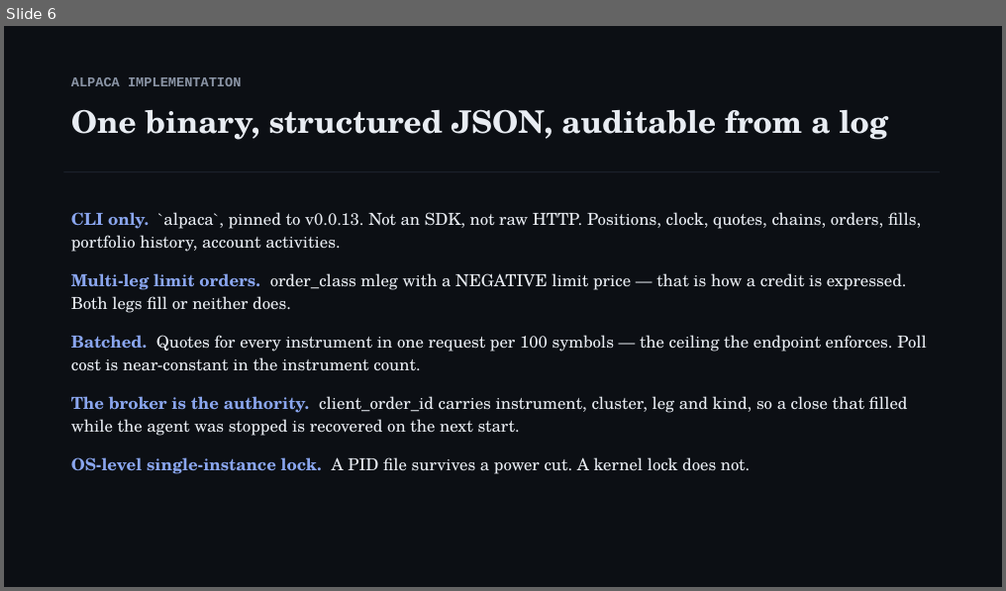
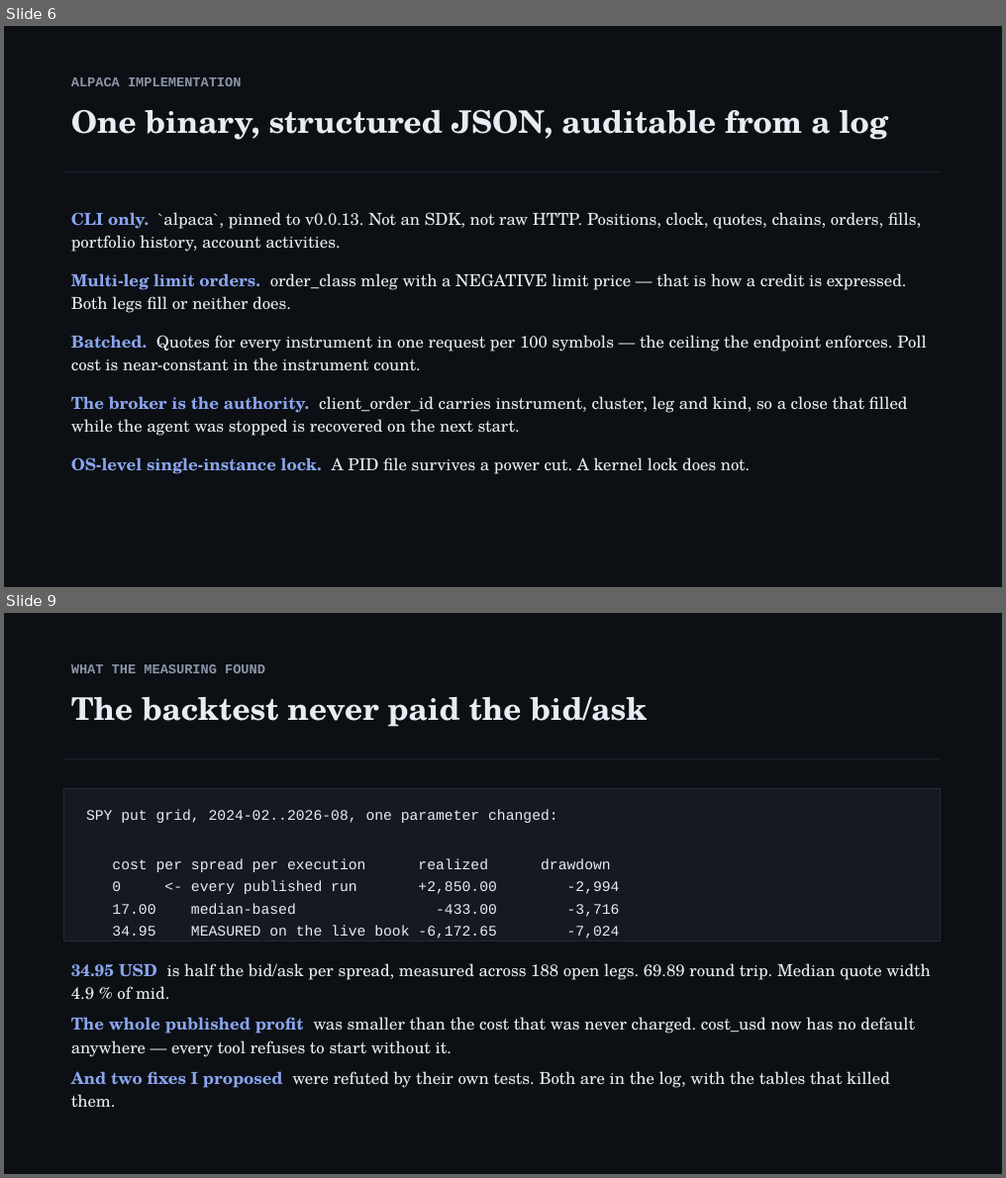
Before and after one commit to Hanky27/KangarooOptions, a slide deck: docs/deck.pptx. Shown one above the other, each under a label of ours: slide 6 before the commit, slides 6 and 9 after it; the slides between them are not shown. The pictures are 1006x591 and 1006x1178 pixels, drawn with LibreOffice and Linux fonts; fonts in the diff are those of the drawing. Boxes give left, top, right and bottom in pixels: in the first picture for what was removed or moved away, otherwise in the second. Text is boxed around its words. In the diff, an @@ line names an element or a change of style, - is before the commit and + after.

```diff
--- a/docs/deck.pptx
+++ b/docs/deck.pptx
@@ slide 9 added at [4,613,1002,1174], background #FFFFFF @@
@@ rectangle added at [4,613,1002,1174], fill #0C0F14 @@
@@ text added at [71,664,265,673], 13 pt, text #8A94A5, bold @@
+WHAT THE MEASURING FOUND
@@ text added at [71,696,648,727], 30 pt, text #E8ECF2, bold @@
+The backtest never paid the bid/ask
@@ rectangle added at [63,759,940,760], fill #242C38 @@
@@ rectangle added at [63,789,940,941], fill #141922, outline #242C38 0.75 pt @@
@@ text added at [86,809,620,939], 14 pt, text #E8ECF2 @@
+SPY put grid, 2024-02..2026-08, one parameter changed:
+cost per spread per execution realized drawdown
+0 <- every published run +2,850.00 -2,994
+17.00 median-based -433.00 -3,716
+34.95 MEASURED on the live book -6,172.65 -7,024
@@ text added at [71,963,931,1000], 16 pt, text #E8ECF2 @@
+34.95 USD is half the bid/ask per spread, measured across 188 open legs. 69.89 round trip. Median quote width 4.9 % of mid.
@@ text added at [71,1017,915,1058], 16 pt, text #E8ECF2 @@
+The whole published profit was smaller than the cost that was never charged. cost_usd now has no default anywhere — every tool refuses to start without it.
@@ text added at [71,1071,890,1108], 16 pt, text #E8ECF2 @@
+And two fixes I proposed were refuted by their own tests. Both are in the log, with the tables that killed them.
```
Also in this commit, not shown: 4 slides changed, 2 other files.
